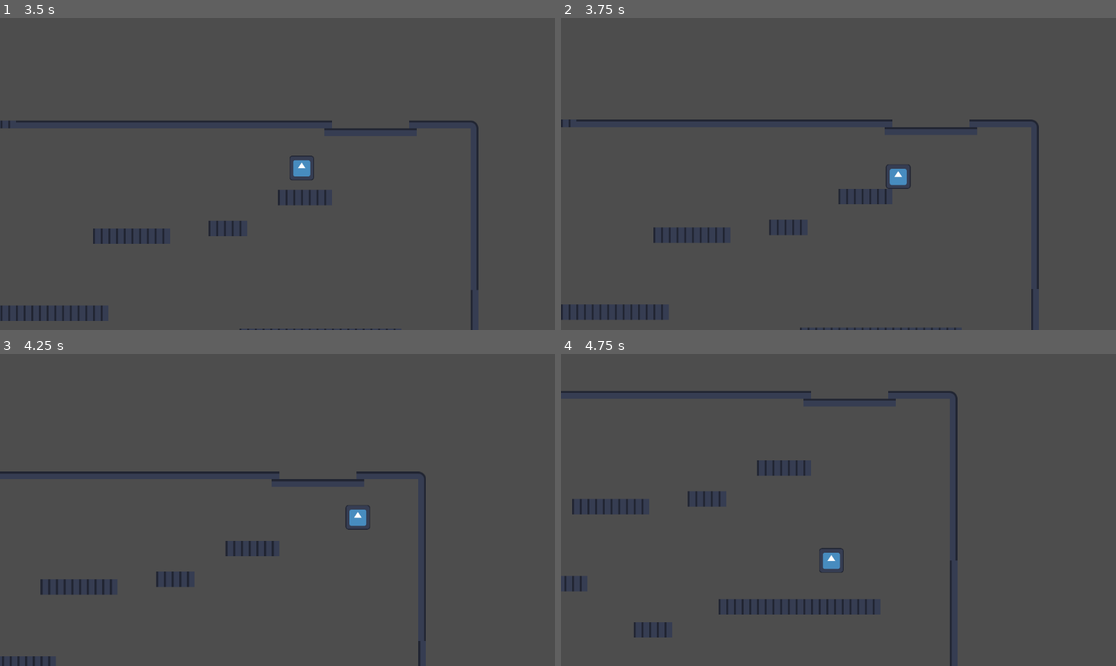
Above: before the commit, frames 1-4 (two rows, left to right).
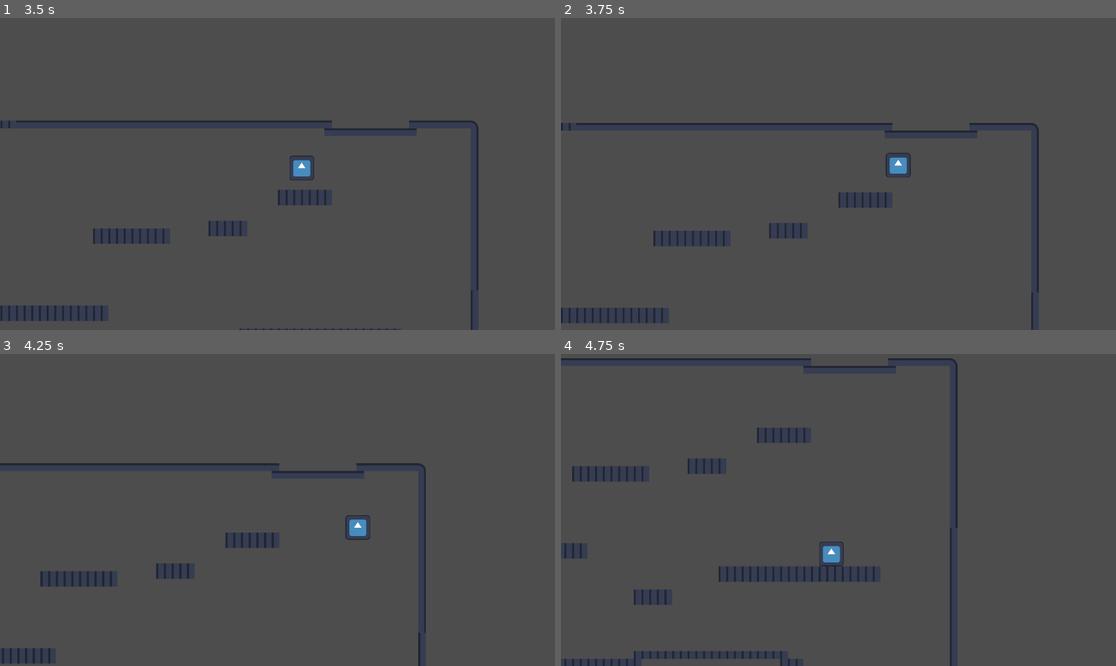
Above: after the commit, the same moments.

Repository: MadAvidCoder/Ascendancy
Game: Godot game, scene res://main.tscn
Same seed, same stepped clock (60 frames per second), same inputs: the game is played once before the commit and once after it. The engine's default icon, where the game draws it, is replaced by a stand-in: a white triangle on a blue panel in a dark square.
Inputs:
- Up to frame 1 (3.5 s): tap Enter (ui_accept) at 0.5, 0.6, 0.77, 1.07, 1.35, 1.52, 1.82, 2.1, 2.85, 3.02, 3.32 s; hold Right (ui_right) 0.53-2.03 s; hold Left (ui_left) 2.03-2.78 s; hold Right (ui_right) from 2.78 s (still down)
- Up to frame 2 (3.75 s): keep holding Right (ui_right); tap Enter (ui_accept) at 3.6 s
- Up to frame 3 (4.25 s): keep holding Right (ui_right); tap Enter (ui_accept) at 3.77, 4.07 s
- Up to frame 4 (4.75 s): release Right (ui_right) at 4.28 s; hold Left (ui_left) from 4.28 s (still down); tap Enter (ui_accept) at 4.35, 4.52 s

Frame 1 is identical in both runs. In frame 2, 1.8% of the frame differs, in the area x 0-87%, y 32-100%; in frame 3, 2.3%; in frame 4, 3.8%, in the area x 0-72%, y 1-100%.

Commit message:
Add jump buffer
Added a jump buffer, which allows the player to press jump slightly before landing, to make the game feel more responsive.

Diff:
--- a/main.tscn
+++ b/main.tscn
@@ -164,9 +164,14 @@
 wait_time = 0.1
 one_shot = true
 
+[node name="JumpBuffer" type="Timer" parent="Player"]
+wait_time = 0.05
+one_shot = true
+
 [node name="TileMapLayer" type="TileMapLayer" parent="."]
 position = Vector2(-113, 0)
 tile_map_data = PackedByteArray("AAADAAAAAAAAAAUAAAAEAAAAAAACAAAAAAAFAAAAAAACAAAAAAAGAAAAAAACAAAAAAAHAAAAAAACAAAAAAAIAA …(6448 unchanged characters)…
 tile_set = SubResource("TileSet_h2yge")
 
 [connection signal="timeout" from="Player/CoyoteTimer" to="Player" method="_on_coyote_timeout"]
+[connection signal="timeout" from="Player/JumpBuffer" to="Player" method="_on_jump_buffer_timeout"]
--- a/player.gd
+++ b/player.gd
@@ -3,8 +3,11 @@
 const SPEED = 300.0
 const JUMP_VELOCITY = -400.0
 
+var can_coyote = false
+var jump_buffered = false
+
 @onready var coyote_timer = $CoyoteTimer
-var can_coyote = false
+@onready var jump_buffer = $JumpBuffer
 
 func _physics_process(delta: float) -> void:
 	# Gravity
@@ -12,9 +15,16 @@
 		velocity += get_gravity() * delta
 
 	# Jump
-	if Input.is_action_just_pressed("ui_accept") and (is_on_floor() or can_coyote):
-		can_coyote = false
-		velocity.y = JUMP_VELOCITY
+	if Input.is_action_just_pressed("ui_accept") or jump_buffered:
+		if is_on_floor():
+			jump_buffered = false
+			velocity.y = JUMP_VELOCITY
+		elif can_coyote:
+			can_coyote = false
+			velocity.y = JUMP_VELOCITY
+		elif velocity.y >= 0 and not jump_buffered:
+			jump_buffer.start()
+			jump_buffered = true
 
 	# Movement
 	var direction := Input.get_axis("ui_left", "ui_right")
@@ -36,3 +46,6 @@
 
 func _on_coyote_timeout() -> void:
 	can_coyote = false
+
+func _on_jump_buffer_timeout() -> void:
+	jump_buffered = false
